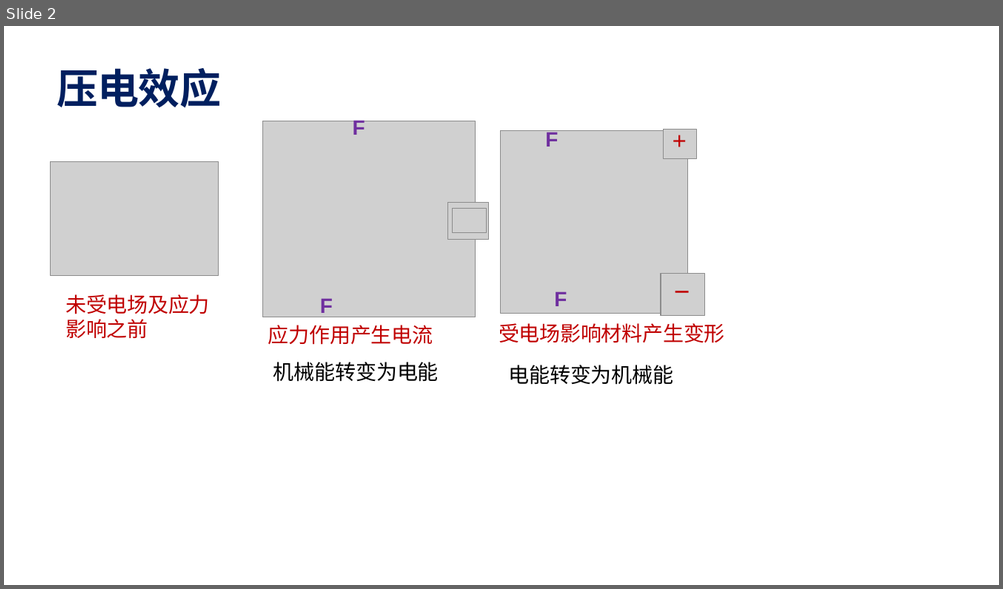
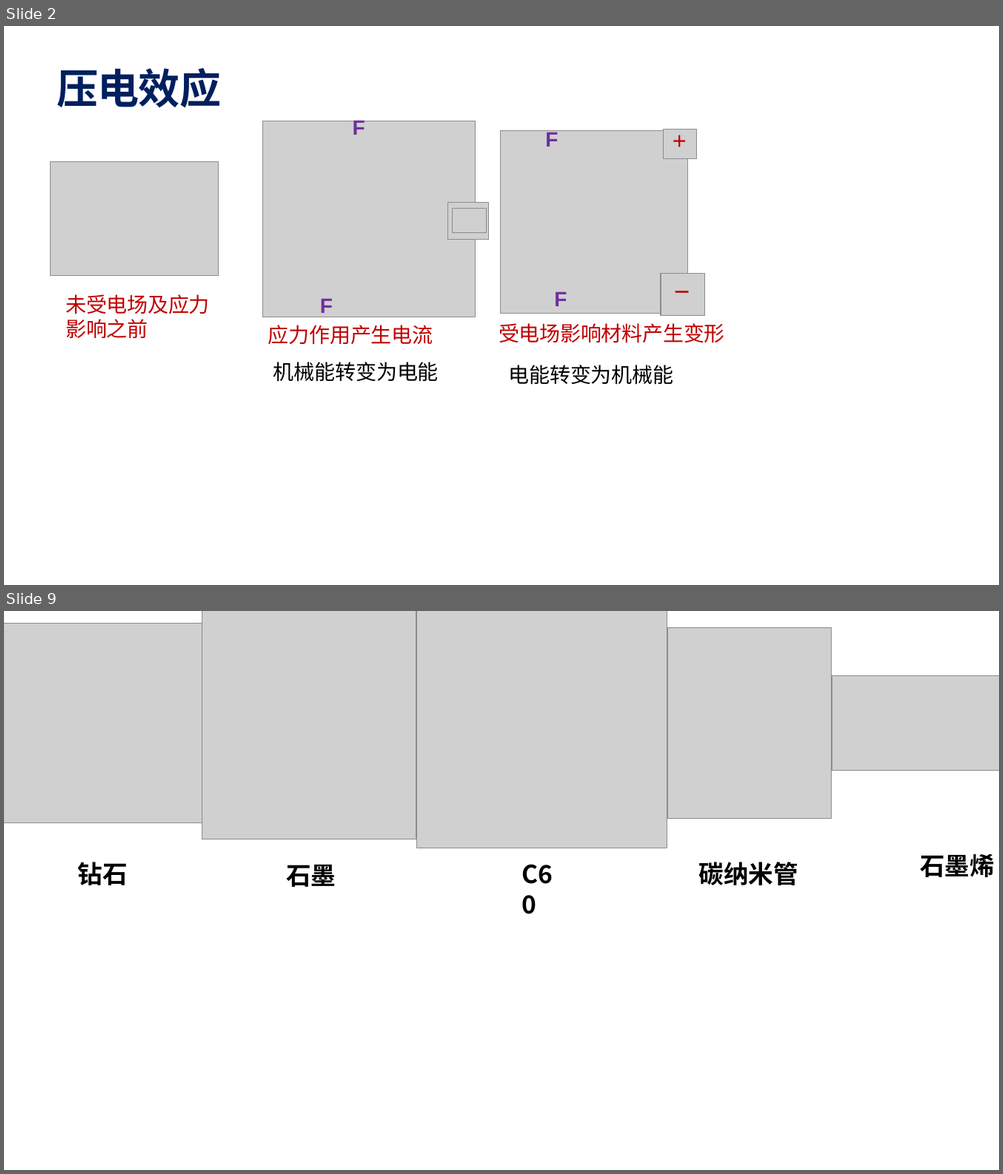
Before and after one commit to guofei9987/a, a slide deck: materials/材料学.pptx. Shown one above the other, each under a label of ours: slide 2 before the commit, slides 2 and 9 after it; the slides between them are not shown. The pictures are 1003x589 and 1003x1174 pixels, drawn with LibreOffice and Linux fonts; fonts in the diff are those of the drawing; grey boxes stand for pictures. Boxes give left, top, right and bottom in pixels: in the first picture for what was removed or moved away, otherwise in the second. Text is boxed around its words. In the diff, an @@ line names an element or a change of style, - is before the commit and + after.

```diff
--- a/materials/材料学.pptx
+++ b/materials/材料学.pptx
@@ slide 9 added at [4, 611, 999, 1170], background #FFFFFF @@
@@ picture added at [4, 623, 202, 823] @@
@@ picture added at [202, 611, 417, 840] @@
@@ picture added at [417, 611, 666, 849] @@
@@ picture added at [667, 628, 831, 819] @@
@@ picture added at [831, 675, 999, 771] @@
@@ text added at [919, 854, 994, 877], 24 pt, text #000000, bold @@
+石墨烯
@@ text added at [78, 862, 128, 886], 24 pt, text #000000, bold @@
+钻石
@@ text added at [286, 865, 336, 887], 24 pt, text #000000, bold @@
+石墨
@@ text added at [515, 856, 573, 893], 24 pt, text #000000, bold @@
+C60
@@ text added at [699, 862, 798, 886], 24 pt, text #000000, bold @@
+碳纳米管
```
Also in this commit, not shown: 1 slide changed, 6 other slides added, 1 other file.
